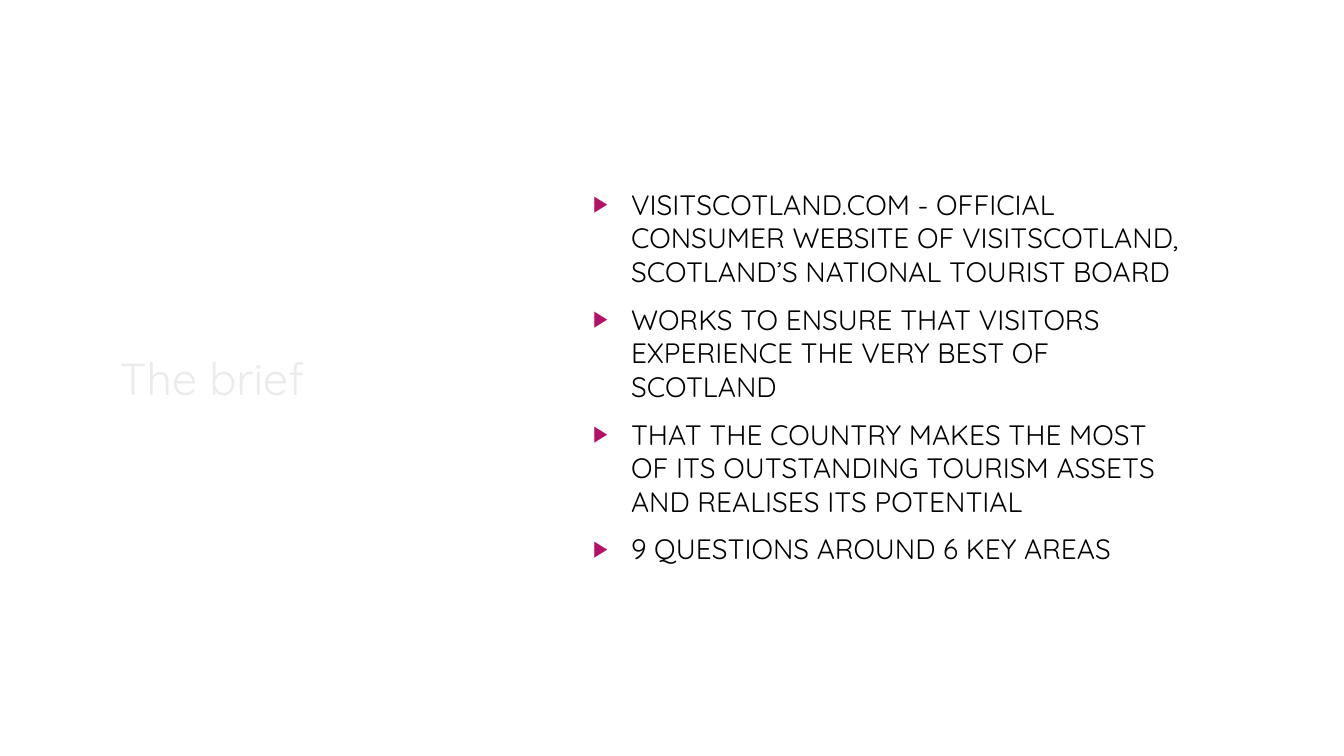
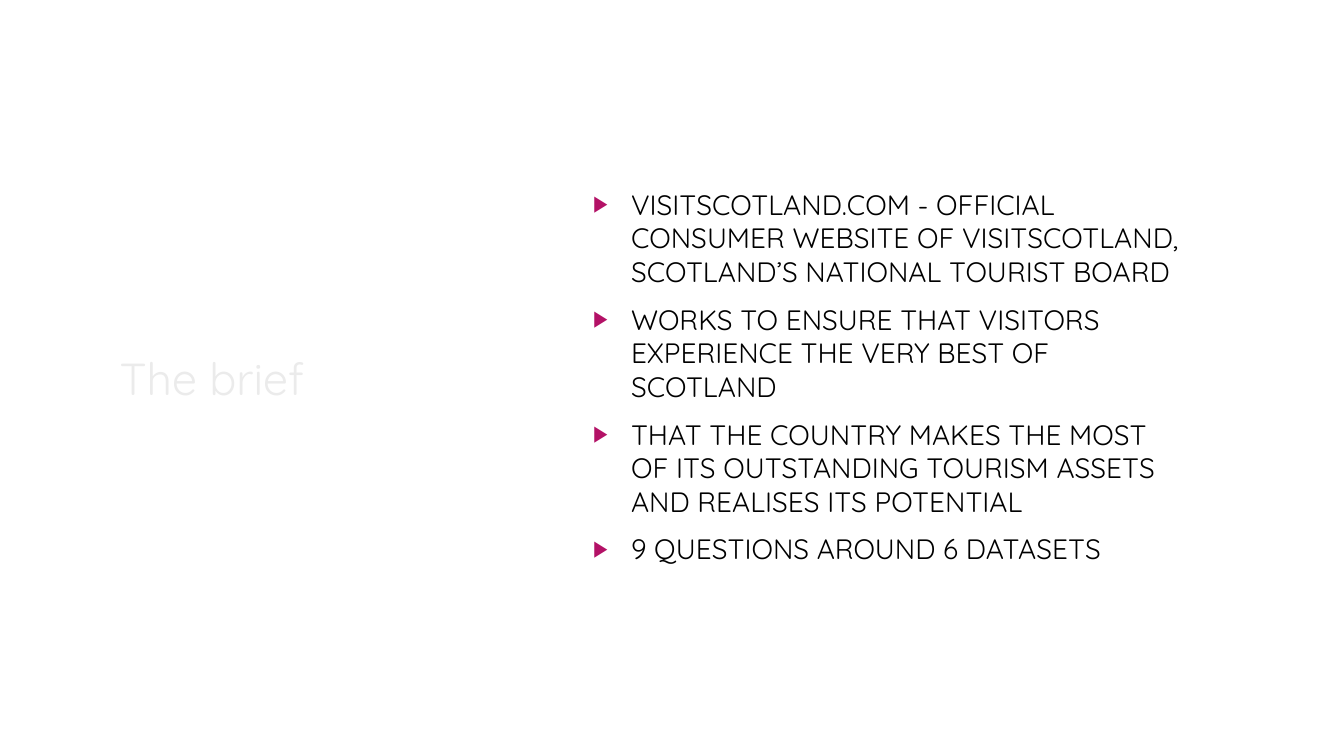
Before and after one commit to louiseshambrook/visit_scotland_final_project, a slide deck: slide 3 of presentation/visit_scotland_presentation.pptx. Drawn at 1344x756 pixels with LibreOffice and Linux fonts; fonts in the diff are those of the drawing; background and template pictures are left out. Boxes give left, top, right and bottom in pixels: in the first picture for what was removed or moved away, otherwise in the second. Text is boxed around its words. In the diff, an @@ line names an element or a change of style, - is before the commit and + after.

```diff
--- a/presentation/visit_scotland_presentation.pptx
+++ b/presentation/visit_scotland_presentation.pptx
@@ subtitle at (631,539,1101,564): text changed @@
-▶ 9 QUESTIONS AROUND 6 KEY AREAS
+▶ 9 QUESTIONS AROUND 6 DATASETS
```
Also in this commit, not shown: 5 other slides changed, 1 slide added, 1 slide removed, 2 other files.
